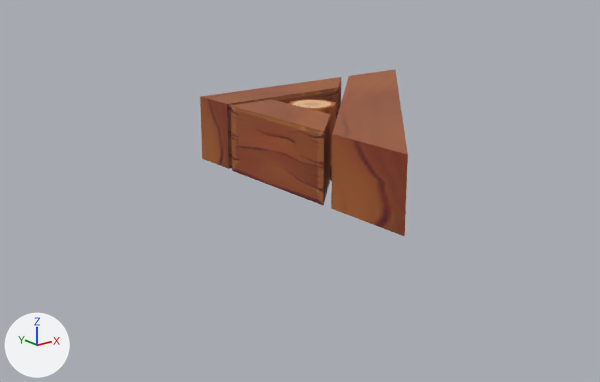
What one commit did to the FBX model Assets/Art/Models/Obstacles/different scale/Triangles/triangle_red_04.fbx.
Camera for both pictures: a 50 mm camera at (-3.2, -3.88, 1.38) aimed at (-0.19, -0.12, -0.12). Every picture has the same lights, and +X, +Y and +Z are marked at lower left. Where no turn or scale is listed for an object, it has been applied to the vertices.

Names of what the first picture shows: 'Middle_12', 'wall_67', 'wall_68', 'wall_69'.
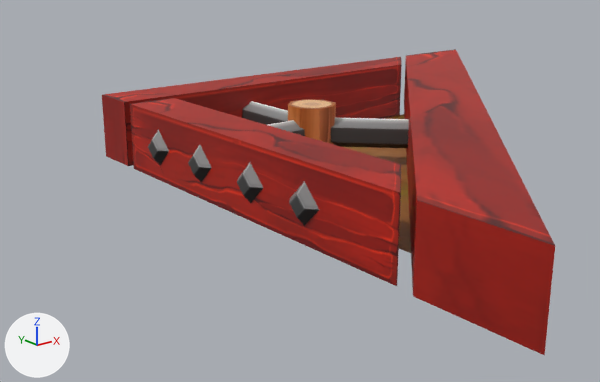
The change, as a list of edits to the scene's bpy script:
```text
Add me_mesh_005_1:
    me_mesh_005_1.from_pydata(...)  # 64 vertices, 41 faces; spans x -2.3..1.06, y -1.69..1.68, z 0.0..0.4
    me_mesh_005_1.materials.append(mat_m_wood)  # picture img_t_obstacles_png
Add me_mesh_002_1:
    me_mesh_002_1.from_pydata(...)  # 40 vertices, 26 faces; spans x -1.32..1.33, y -0.22..0.13, z -0.2..0.2
    me_mesh_002_1.materials.append(mat_m_wood)  # picture img_t_obstacles_png
Add me_mesh_004_1:
    me_mesh_004_1.from_pydata(...)  # 12 vertices, 6 faces; spans x 0.008..0.528, y -0.528..-0.008, z 0.107..0.289
    me_mesh_004_1.materials.append(mat_m_wood)  # picture img_t_obstacles_png
Add me_mesh_007_1:
    me_mesh_007_1.from_pydata(...)  # 40 vertices, 26 faces; spans x -0.12..0.23, y -1.25..1.01, z -0.2..0.2
    me_mesh_007_1.materials.append(mat_m_wood)  # picture img_t_obstacles_png
Add me_mesh_006_1:
    me_mesh_006_1.from_pydata(...)  # 12 vertices, 6 faces; spans x -0.289..0.289, y -0.079..0.079, z -0.091..0.091
    me_mesh_006_1.materials.append(mat_m_wood)  # picture img_t_obstacles_png
Add me_mesh_003_1:
    me_mesh_003_1.from_pydata(...)  # 12 vertices, 6 faces; spans x -0.079..0.079, y -0.289..0.289, z -0.091..0.091
    me_mesh_003_1.materials.append(mat_m_wood)  # picture img_t_obstacles_png
Add me_mesh_1:
    me_mesh_1.from_pydata(...)  # 3 vertices, 1 face; spans x -1.08..1.08, y -1.08..1.08, z 0.0
    me_mesh_1.materials.append(mat_m_triangle_ground)  # picture img_t_triangle_ground_png
Remove ob_wall_68:
    ob_wall_68 = bpy.data.objects.new('wall_68', me_mesh_003)
    ob_wall_68.location = (0.067, 0.35, 0.2)
Remove ob_wall_69:
    ob_wall_69 = bpy.data.objects.new('wall_69', me_mesh_006)
    ob_wall_69.location = (0.358, -0.368, 0.2)
Remove ob_wall_67:
    ob_wall_67 = bpy.data.objects.new('wall_67', me_mesh_004)
    ob_wall_67.location = (-0.347, -0.108, 0.2)
Add ob_polysurface25:
    ob_polysurface25 = bpy.data.objects.new('polySurface25', me_mesh_005_1)
    ob_polysurface25.location = (1.342, -0.723, 0.0)
Add ob_polysurface35:
    ob_polysurface35 = bpy.data.objects.new('polySurface35', me_mesh_002_1)
    ob_polysurface35.location = (0.383, 0.858, 0.2)
Add ob_spring_19:
    ob_spring_19 = bpy.data.objects.new('spring_19', me_mesh_004_1)
    ob_spring_19.location = (0.0, 0.0, 0.0)
Add ob_polysurface22:
    ob_polysurface22 = bpy.data.objects.new('polySurface22', me_mesh_007_1)
    ob_polysurface22.location = (-0.865, -0.443, 0.2)
Add ob_spring_20:
    ob_spring_20 = bpy.data.objects.new('spring_20', me_mesh_006_1)
    ob_spring_20.location = (-0.379, 0.0, 0.198)
Add ob_spring_21:
    ob_spring_21 = bpy.data.objects.new('spring_21', me_mesh_003_1)
    ob_spring_21.location = (0.0, 0.379, 0.198)
Add ob_floor_10:
    ob_floor_10 = bpy.data.objects.new('floor_10', me_mesh_1)
    ob_floor_10.location = (0.446, -0.44, 0.004)
```

Changed parts and their boxes (x1, y1, x2, y2) in the pictures (600 x 382 px):
'polySurface25', added (red)
    after: (404, 49, 555, 356)
'polySurface22', added (red)
    after: (130, 98, 401, 286)
'polySurface35', added (red)
    after: (102, 57, 402, 166)
'wall_69', deleted (brown)
    before: (331, 69, 408, 236)
'wall_67', deleted (brown)
    before: (230, 99, 330, 205)
'wall_68', deleted (brown)
    before: (200, 77, 341, 169)
'spring_19', added
    after: (330, 118, 409, 148)
'floor_10', added (brown)
    after: (344, 114, 411, 253)
'spring_21', added
    after: (242, 101, 288, 125)
'spring_20', added
    after: (268, 120, 305, 136)
'Middle_12', unchanged, uncovered by the edit
    before: (289, 99, 336, 166)
    after: (288, 99, 336, 145)
